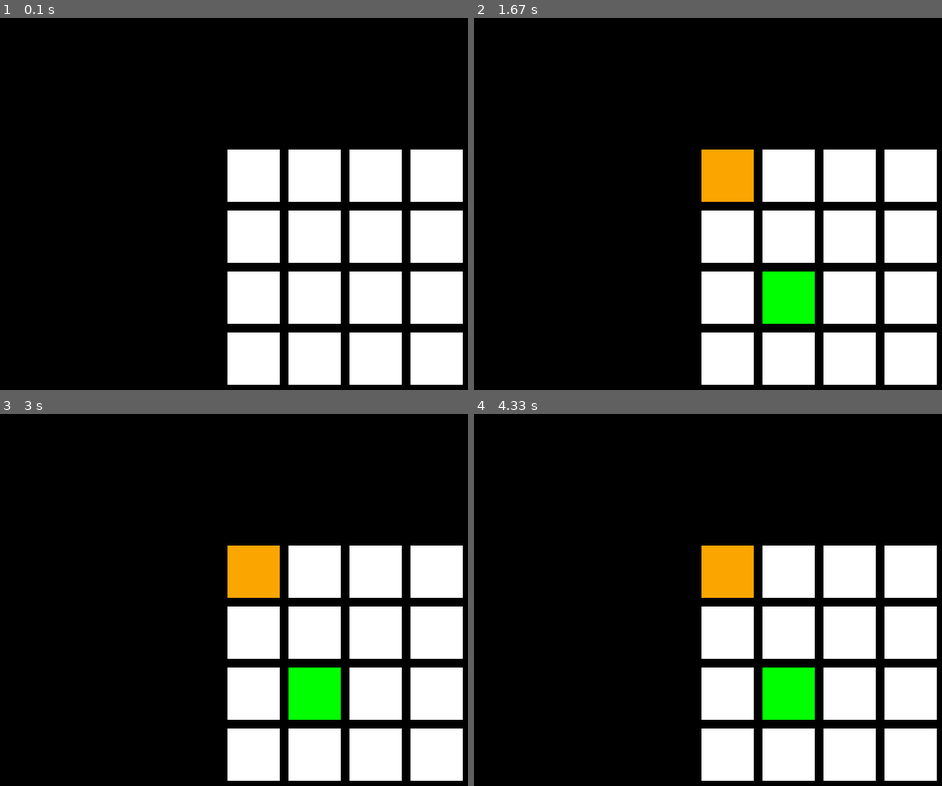
Above: before the commit, frames 1-4 (two rows, left to right).
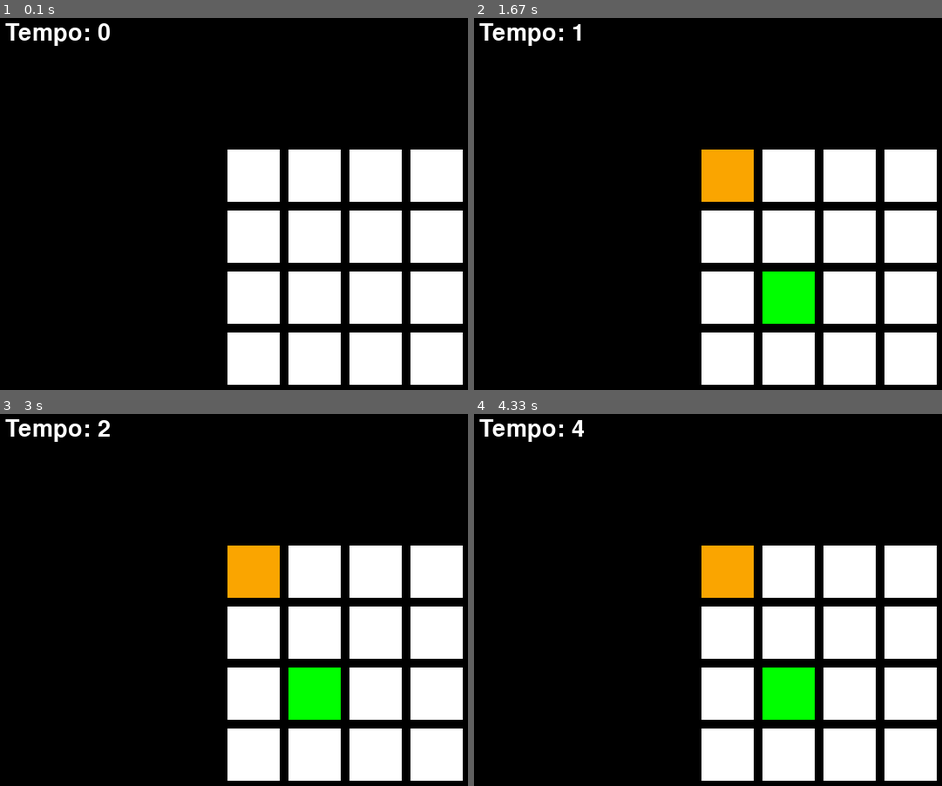
Above: after the commit, the same moments.

Repository: vitorpereira2202/Projeto-pygame
Game: pygame game, started from codigo/main.py
Two runs of this game, one before a commit and one after it. Both use one fixed random seed, a clock stepped at 60 frames per second and the inputs below.
Inputs (mouse positions are in pixels of both pictures, inside the frame that each line leads up to):
- Up to frame 1 (0.1 s): no input
- Up to frame 2 (1.67 s): click (792, 297) at 0.38 s; click (726, 174) at 0.72 s
- Up to frame 3 (3 s): no input
- Up to frame 4 (4.33 s): no input

The runs differ from the first frame. In frame 1, 0.5% of the frame differs, in the area x 1-24%, y 1-8%; in frame 2, 0.4%; in frame 3, 0.5%; in frame 4, 0.5%.

Commit message:
Segundos na tela

Diff:
--- a/codigo/main.py
+++ b/codigo/main.py
@@ -1,6 +1,7 @@
 from cores import *
 import pygame
 import random
+
 
 pygame.init()
 
@@ -9,6 +10,9 @@
 nome = pygame.display.set_caption('FAZ O QUADRADIN, E JOGA DE LADIN')
 som_errou = pygame.mixer.Sound('codigo/sons/nice-meme.wav')
 som_acertou = pygame.mixer.Sound('codigo/sons/oof-sound-effect-hd-homemadesoundeffects.wav')
+
+pygame.font.init()
+fonte_segundos = pygame.font.Font(None, 40)
 
 def cria_quadrados (n, larg, alt, espaco) :
     if n <= 0 :
@@ -82,6 +86,9 @@
 n = 4
 espaco_quadrados = 10
 
+tempo = pygame.time.get_ticks()
+
+
 jogo = cria_quadrados(n, larg_quadrado, altura_quadrado, espaco_quadrados)
 
 largura_tela = larg_quadrado * n
@@ -90,6 +97,7 @@
 
 game = True
 while game :
+    tempo_atual = pygame.time.get_ticks()
     for event in pygame.event.get() :
         if event.type == pygame.QUIT :
             quit()
@@ -104,6 +112,9 @@
     tela.fill(preto)
     reinicia_quadrados(assets, jogo)
     desenha_quadrados(tela, jogo)
+    tempo_final = (tempo_atual - tempo) // 1000
+    texto_segundos = fonte_segundos.render(f'Tempo: {tempo_final}', True, branco)
+    tela.blit(texto_segundos, (10, 10))
 
     pygame.display.update()
 
